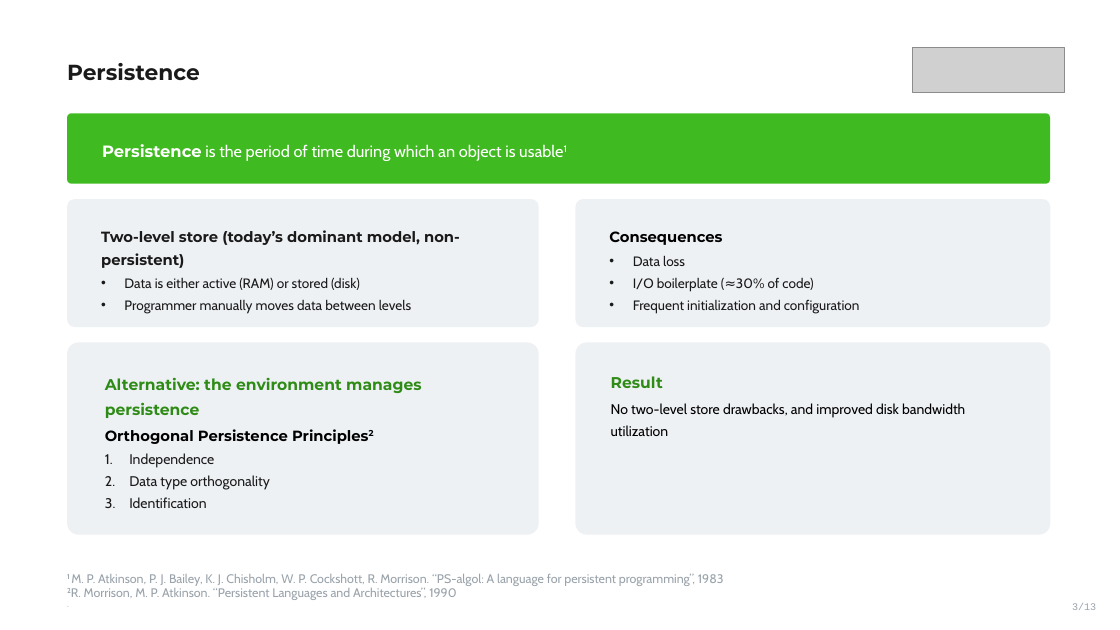
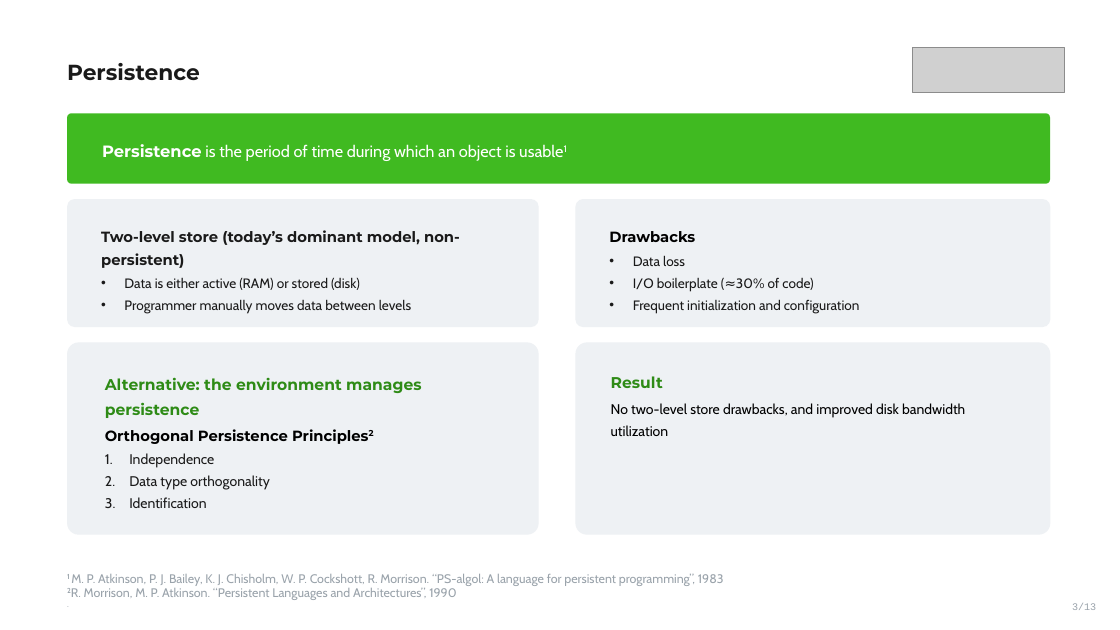
Before and after one commit to VoronM1522/Thesis_draft, a slide deck: slide 3 of presentation/slides_main.pptx. Drawn at 1120x630 pixels with LibreOffice and Linux fonts; fonts in the diff are those of the drawing; grey boxes stand for pictures. Boxes give left, top, right and bottom in pixels: in the first picture for what was removed or moved away, otherwise in the second. Text is boxed around its words. In the diff, an @@ line names an element or a change of style, - is before the commit and + after.

```diff
--- a/presentation/slides_main.pptx
+++ b/presentation/slides_main.pptx
@@ text in rounded rectangle at (x1=609, y1=231, x2=695, y2=242): text changed @@
-Consequences
+Drawbacks
```
Also in this commit, not shown: 5 other slides changed, 1 slide removed, 1 other file.
